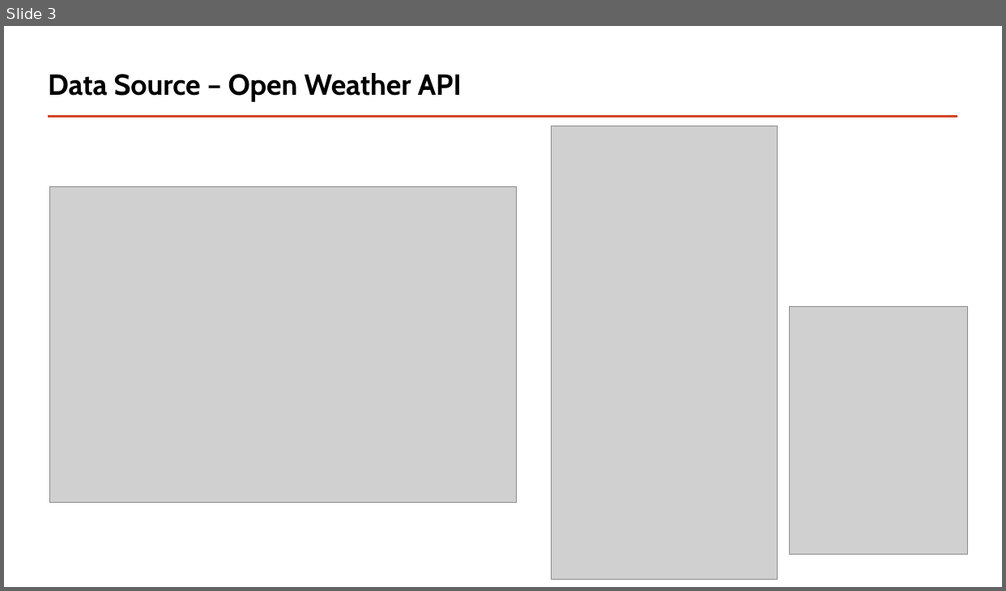
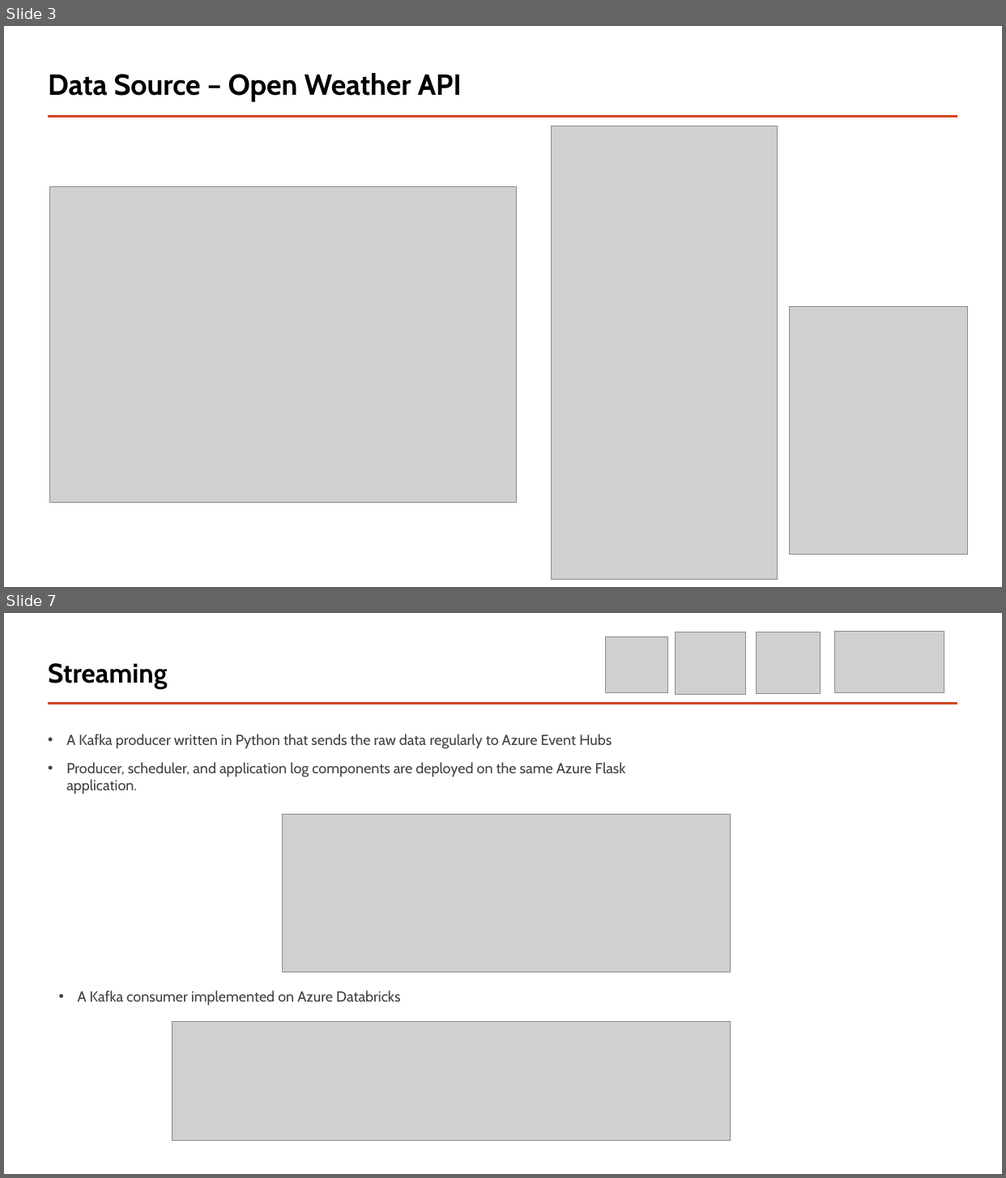
Before and after one commit to piotreks-uw-edu/kafka-weather-pipeline, a slide deck: Presentation/Processing Data on Air Pollution in Europe on Modern Data Platform.pptx. Shown one above the other, each under a label of ours: slide 3 before the commit, slides 3 and 7 after it; the slides between them are not shown. The pictures are 1006x591 and 1006x1178 pixels, drawn with LibreOffice and Linux fonts; fonts in the diff are those of the drawing; grey boxes stand for pictures. Boxes give left, top, right and bottom in pixels: in the first picture for what was removed or moved away, otherwise in the second. Text is boxed around its words. In the diff, an @@ line names an element or a change of style, - is before the commit and + after.

```diff
--- a/Presentation/Processing Data on Air Pollution in Europe on Modern Data Platform.pptx
+++ b/Presentation/Processing Data on Air Pollution in Europe on Modern Data Platform.pptx
@@ slide 7 added at (x1=4, y1=613, x2=1002, y2=1174), background #FFFFFF; not listed: 1 template element that a slide beside it also shows @@
@@ picture added at (x1=675, y1=632, x2=745, y2=696) @@
@@ picture added at (x1=756, y1=632, x2=820, y2=694) @@
@@ picture added at (x1=835, y1=631, x2=944, y2=693) @@
@@ picture added at (x1=606, y1=637, x2=668, y2=692) @@
@@ title added at (x1=48, y1=663, x2=167, y2=689), 26 pt, text #000000, bold @@
+Streaming
@@ text added at (x1=66, y1=734, x2=626, y2=794), 14 pt, text #404040 @@
+• A Kafka producer written in Python that sends the raw data regularly to Azure Event Hubs
+• Producer, scheduler, and application log components are deployed on the same Azure Flask application.
@@ picture added at (x1=283, y1=815, x2=731, y2=973) @@
@@ text added at (x1=78, y1=990, x2=400, y2=1006), 14 pt, text #404040 @@
+• A Kafka consumer implemented on Azure Databricks
@@ picture added at (x1=172, y1=1022, x2=731, y2=1141) @@
```
Also in this commit, not shown: 4 slides changed, 11 other slides added, 11 slides removed, 1 other file.
